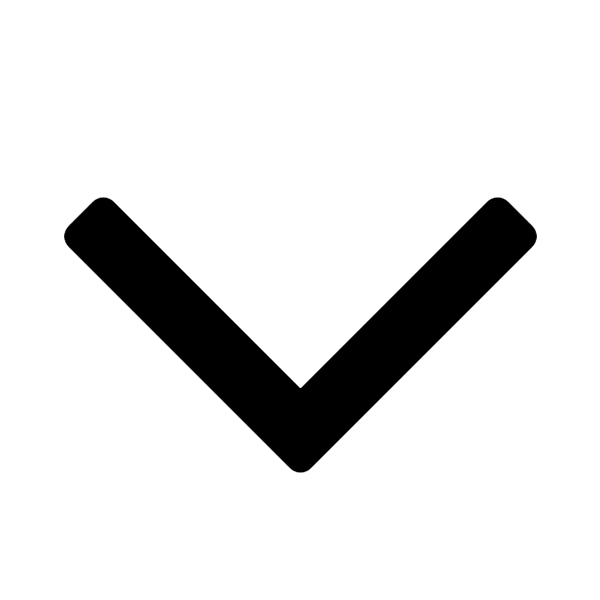
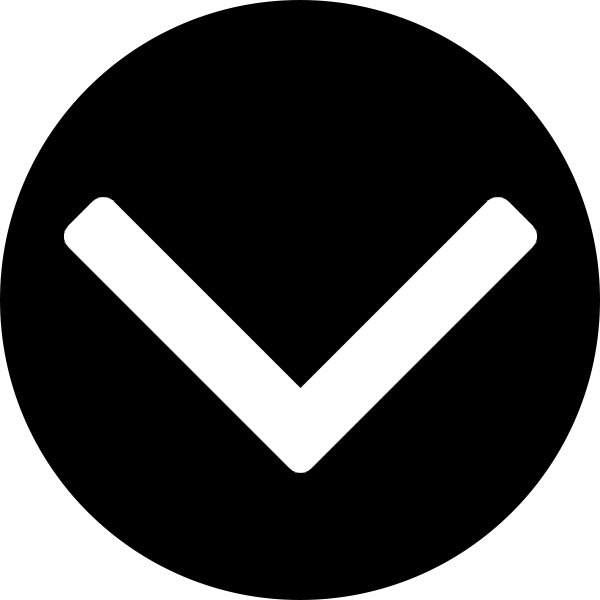
Comparing the layer stacks of the two w=600, h=600 images. Changes:
painted on "Capa 1" over box(64, 197, 537, 473)
painted on "Elipse 1" over box(0, 0, 600, 600)
